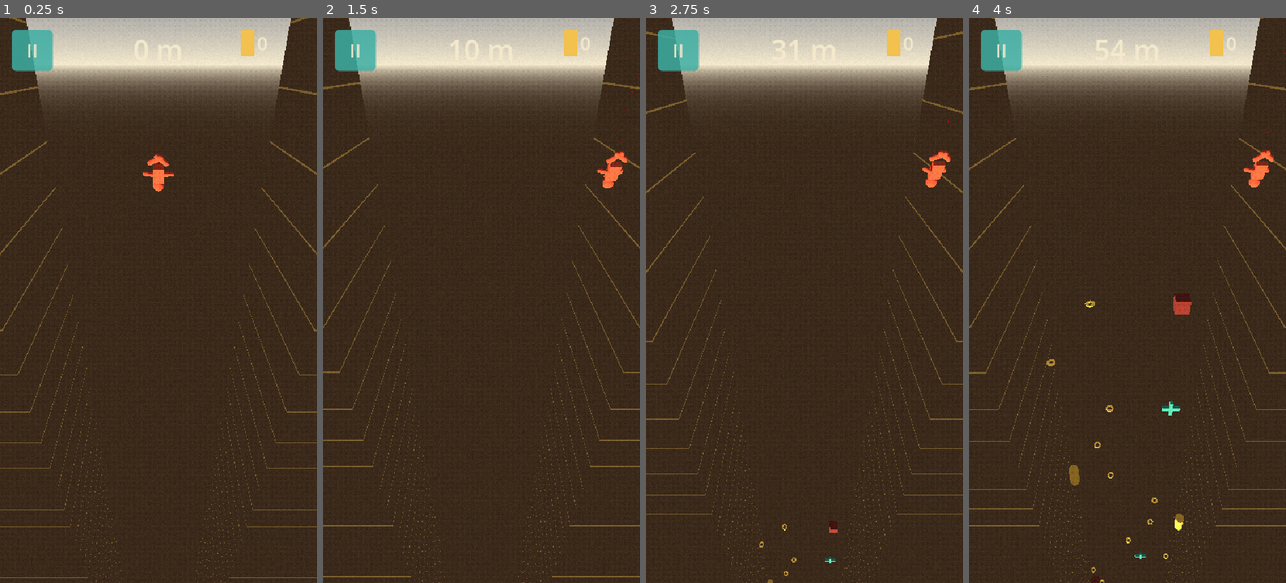
Above: before the commit, frames 1-4 (left to right).
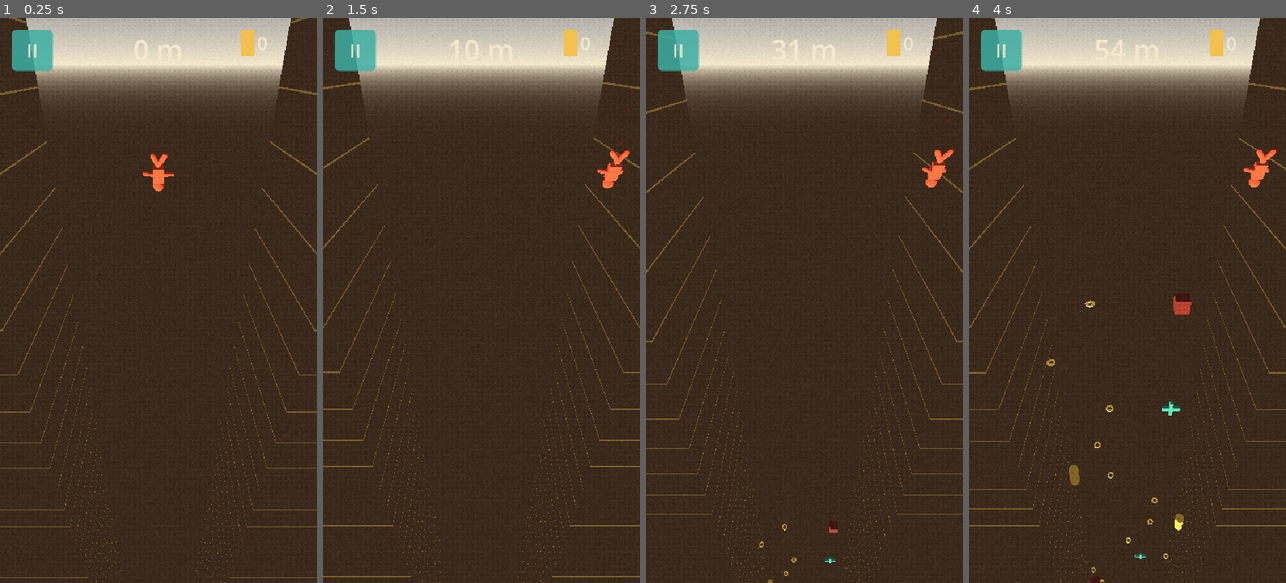
Above: after the commit, the same moments.

Repository: quvntvn/Hyperdive
Game: Godot game, scene res://scenes/game/main_game.tscn
The game is run twice, just before and just after one commit, with the same random seed, the same clock (stepped at 60 frames per second) and the same inputs. This scene is started directly instead of the project's main scene.
Inputs (mouse positions are in pixels of both pictures, inside the frame that each line leads up to):
- Up to frame 1 (0.25 s): no input
- Up to frame 2 (1.5 s): tap Enter at 0.5 s; move the mouse to (551, 272) at 0.52 s; hold D (move_right) 0.53-1.25 s; tap 1 at 0.6 s; click (551, 272) at 0.67 s; drag from (418, 328) to (465, 413) at 1.27 s
- Up to frame 3 (2.75 s): move the mouse to (836, 176) at 2.02 s; hold D (move_right) from 2.03 s (still down); tap 3 at 2.1 s
- Up to frame 4 (4 s): release D (move_right) at 2.75 s; drag from (1111, 413) to (1032, 215) at 2.77 s; move the mouse to (1222, 385) at 3.52 s; hold A (move_left) from 3.53 s (still down); tap 2 at 3.6 s

The runs differ from the first frame. In frame 1, 0.1% of the frame differs, in the area x 46-54%, y 23-27%; in frame 2, 0.1%, in the area x 89-97%, y 23-27%; in frame 3, 0.1%; in frame 4, 0.1%.

Commit message:
fix(player): jambes écartées en V (correction du croisement)
Inversion du signe de base_z sur LegLeft/LegRight : les jambes
s'écartent maintenant vers l'extérieur (~35° chacune) au lieu de
se croiser. jolt_z inversé en cohérence.

Co-Authored-By: Claude Sonnet 4.6 <noreply@anthropic.com>

Diff:
--- a/hyperdive/scripts/player/player.gd
+++ b/hyperdive/scripts/player/player.gd
@@ -291,8 +291,8 @@
 	# base_x positif = bras tirés légèrement vers l'arrière (vers la caméra)
 	_apply_limb_sway($Character/ArmLeft,  lateral, delta, 3.1, 0.0,  115.0, 15.0,  7.0, 1.2,  40.0,  10.0, 22.0)
 	_apply_limb_sway($Character/ArmRight, lateral, delta, 2.8, 1.7, -115.0, 13.0,  7.0, 1.2, -35.0, -18.0, 22.0)
-	_apply_limb_sway($Character/LegLeft,  lateral, delta, 2.3, 0.9,   58.0,  9.0, 10.0, 0.5,  25.0,  28.0)
-	_apply_limb_sway($Character/LegRight, lateral, delta, 2.6, 2.4,  -58.0,  8.0, 10.0, 0.5, -20.0, -24.0)
+	_apply_limb_sway($Character/LegLeft,  lateral, delta, 2.3, 0.9,  -35.0,  9.0, 10.0, 0.5, -22.0,  28.0)
+	_apply_limb_sway($Character/LegRight, lateral, delta, 2.6, 2.4,   35.0,  8.0, 10.0, 0.5,  20.0, -24.0)
 	_apply_limb_sway($Character/Head,     lateral, delta, 1.8, 3.2,    0.0,  8.0,  5.0, 0.4,  20.0,   8.0)
 
 func _apply_limb_sway(node: Node3D, lateral: float, delta: float,
